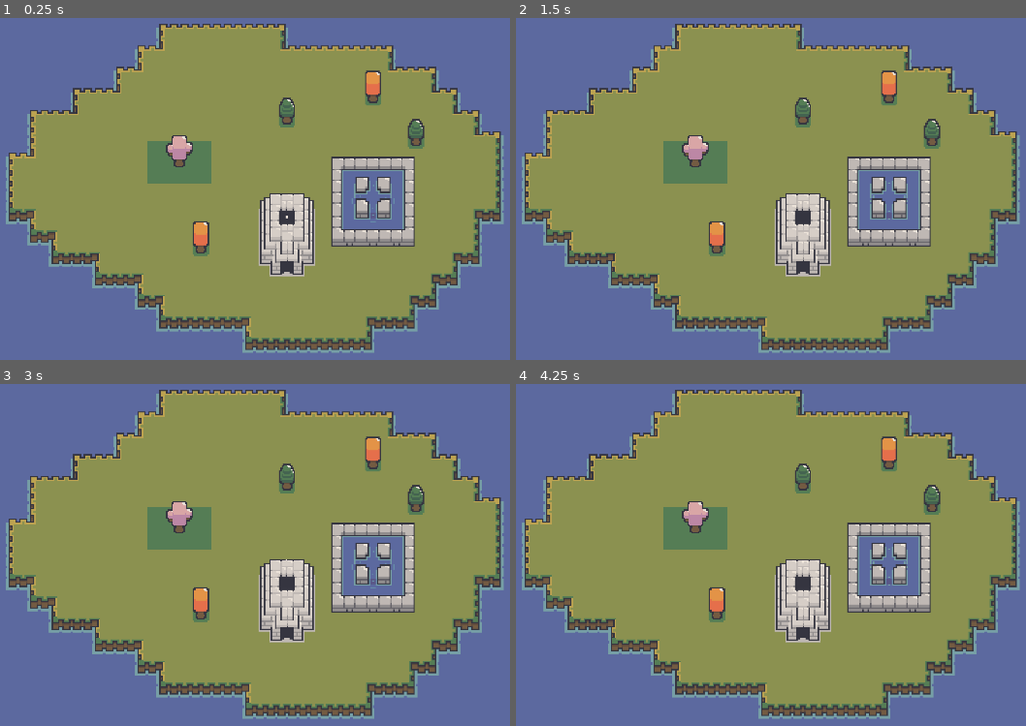
Above: before the commit, frames 1-4 (two rows, left to right).
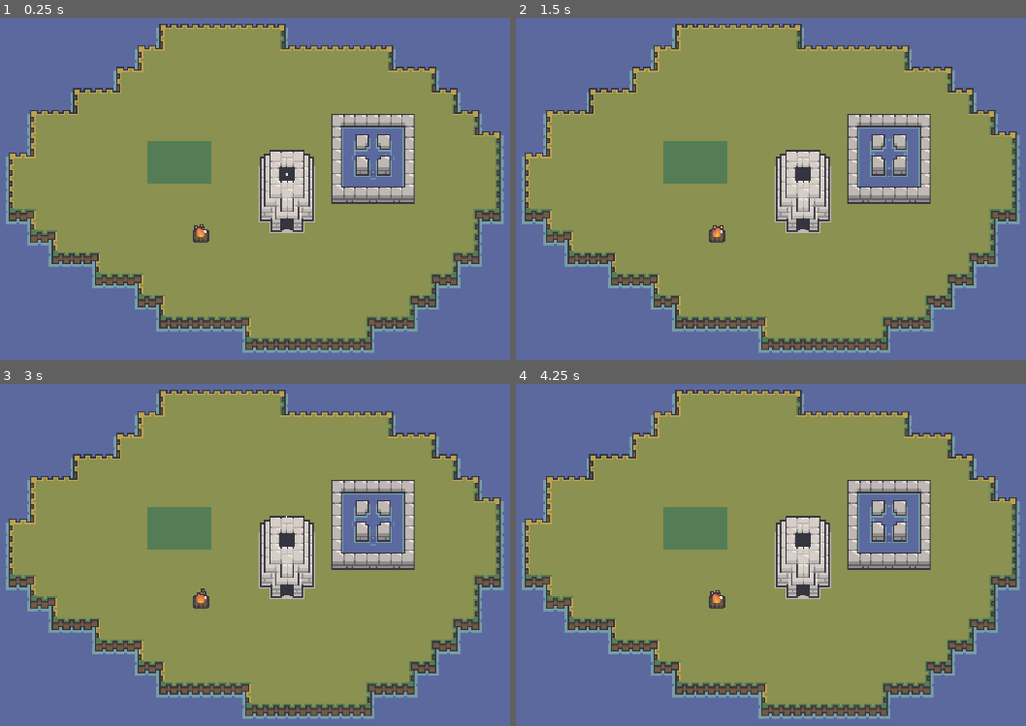
Above: after the commit, the same moments.

Repository: Jebbex1/Blowback
Game: Godot game, scene res://maps/map_1.tscn
Two runs of this game, one before a commit and one after it. Both use one fixed random seed, a clock stepped at 60 frames per second and the inputs below. This scene is started directly instead of the project's main scene.
Inputs (mouse positions are in pixels of both pictures, inside the frame that each line leads up to):
- Up to frame 1 (0.25 s): no input
- Up to frame 2 (1.5 s): tap Enter at 0.5 s; move the mouse to (811, 144) at 0.52 s; click (811, 144) at 0.67 s; tap Space at 1.25 s; move the mouse to (outside the picture) at 1.27 s; click (outside the picture) at 1.42 s
- Up to frame 3 (3 s): tap Enter at 2 s; move the mouse to (204, 435) at 2.02 s; click (204, 435) at 2.17 s; move the mouse to (86, 616) at 2.77 s; click (86, 616) at 2.92 s
- Up to frame 4 (4.25 s): move the mouse to (873, 596) at 3.52 s; click (873, 596) at 3.67 s

The runs differ from the first frame. In frame 1, 10% of the frame differs, in the area x 32-84%, y 15-76%; in frame 2, 10%; in frame 3, 10%; in frame 4, 10%.

Commit message:
Constructed a spritesheet that contains all the resources from all the biomes, added animation to campfire, fixed texture origin centering issue

Diff:
--- a/maps/map_1.tscn
+++ b/maps/map_1.tscn
@@ -13,5 +13,5 @@
 tile_set = ExtResource("1_p5fey")
 
 [node name="Misc" type="TileMapLayer" parent="."]
-tile_map_data = PackedByteArray("AAAUAAkAHAADAAEAAAAfAAgAHAAGAAEAAAAVAA0AHAACAAEAAAAdAAYAHAACAAEAAAAZAA0AIwAAAAAAAAAdAAsAIgABAAAAAAAZAAcAHAAGAAEAAAA=")
+tile_map_data = PackedByteArray("AAAZAA0AIwAAAAAAAAAdAAsAIgABAAAAAAAVAA0AQgAHAAcAAAA=")
 tile_set = ExtResource("1_p5fey")
--- a/maps/master_tileset.tres
+++ b/maps/master_tileset.tres
@@ -1,8 +1,5 @@
-[gd_resource type="TileSet" load_steps=85 format=3 uid="uid://xvn4f1o100s1"]
-
-[ext_resource type="Texture2D" uid="uid://dnykler3pqfqv" path="res://maps/spritesheets/misc/cave_resources.png" id="1_gdkwp"]
-[ext_resource type="Texture2D" uid="uid://1ga33u7bvou1" path="res://maps/spritesheets/misc/desert_resources.png" id="2_66at5"]
-[ext_resource type="Texture2D" uid="uid://7x4xtlf8fjss" path="res://maps/spritesheets/misc/forest_resources.png" id="13_4ytck"]
+[gd_resource type="TileSet" load_steps=75 format=3 uid="uid://xvn4f1o100s1"]
+
 [ext_resource type="Texture2D" uid="uid://cfmgcq7f73f68" path="res://maps/spritesheets/terrain/cave.png" id="22_xdqt1"]
 [ext_resource type="Texture2D" uid="uid://c6dqel0nlp7qg" path="res://maps/spritesheets/terrain/desert.png" id="23_jvvnr"]
 [ext_resource type="Texture2D" uid="uid://caiw33krxydp1" path="res://maps/spritesheets/misc/railway.png" id="24_dv1n3"]
@@ -16,8 +13,8 @@
 [ext_resource type="Texture2D" uid="uid://chaof2btjocnd" path="res://maps/spritesheets/terrain/taiga.png" id="32_uikr1"]
 [ext_resource type="Texture2D" uid="uid://dcugs27c700pg" path="res://maps/spritesheets/terrain/taiga_path.png" id="33_laep6"]
 [ext_resource type="Texture2D" uid="uid://b311pnp8jr7i7" path="res://maps/spritesheets/terrain/tundra.png" id="34_56l1g"]
+[ext_resource type="Texture2D" uid="uid://c7hh67hndivo0" path="res://maps/spritesheets/misc/resources.png" id="34_bfwhg"]
 [ext_resource type="Texture2D" uid="uid://da86kuf6spd7b" path="res://maps/spritesheets/structures/bridges/cave_bridge.png" id="34_rhj3v"]
-[ext_resource type="Texture2D" uid="uid://dlaeccnjsccvk" path="res://maps/spritesheets/misc/swamp_resources.png" id="35_8ikuf"]
 [ext_resource type="Texture2D" uid="uid://dqvldy6ysgxfr" path="res://maps/spritesheets/structures/bridges/desert_bridge.png" id="35_fweqb"]
 [ext_resource type="Texture2D" uid="uid://6k3lckg63qqn" path="res://maps/spritesheets/terrain/tundra_ice.png" id="36_4k6j1"]
 [ext_resource type="Texture2D" uid="uid://cq12rvw7e84u1" path="res://maps/spritesheets/structures/bridges/forest_bridge.png" id="36_300af"]
@@ -33,12 +30,10 @@
 [ext_resource type="Texture2D" uid="uid://bh3g2lw02l04t" path="res://maps/spritesheets/terrain/blending/swamp_taiga.png" id="43_sm0tr"]
 [ext_resource type="Texture2D" uid="uid://b1esrk7uouuef" path="res://maps/spritesheets/terrain/blending/taiga_desert.png" id="44_q35mt"]
 [ext_resource type="Texture2D" uid="uid://pkhluqxm3244" path="res://maps/spritesheets/terrain/blending/taiga_forest.png" id="45_i8d5q"]
-[ext_resource type="Texture2D" uid="uid://bce6r6b0r4kfh" path="res://maps/spritesheets/misc/taiga_resources.png" id="46_0nn6y"]
 [ext_resource type="Texture2D" uid="uid://wadmm0t8cxrj" path="res://maps/spritesheets/terrain/blending/tundra_desert.png" id="47_1mmqa"]
 [ext_resource type="Texture2D" uid="uid://dmfk2lcoo8jfy" path="res://maps/spritesheets/terrain/blending/tundra_forest.png" id="48_desgj"]
 [ext_resource type="Texture2D" uid="uid://dx0nrlllvvhwg" path="res://maps/spritesheets/terrain/blending/tundra_swamp.png" id="49_muk71"]
 [ext_resource type="Texture2D" uid="uid://v4bv0a13xm2d" path="res://maps/spritesheets/terrain/blending/tundra_taiga.png" id="50_pxvg3"]
-[ext_resource type="Texture2D" uid="uid://bcswl8012pu44" path="res://maps/spritesheets/misc/tundra_resources.png" id="51_sta8w"]
 [ext_resource type="Texture2D" uid="uid://d3ekwijxoevmm" path="res://maps/spritesheets/structures/fences_and_walls.png" id="52_0aiy0"]
 [ext_resource type="Texture2D" uid="uid://cggbwi6arw3um" path="res://maps/spritesheets/structures/fountain.png" id="53_iry8k"]
 [ext_resource type="Texture2D" uid="uid://cyg22y0hgs8v2" path="res://maps/spritesheets/structures/igloo.png" id="54_ioorj"]
@@ -1829,210 +1824,6 @@
 5:3/0 = 0
 6:3/0 = 0
 
-[sub_resource type="TileSetAtlasSource" id="TileSetAtlasSource_qry2v"]
-texture = ExtResource("1_gdkwp")
-7:1/0 = 0
-8:1/0 = 0
-9:1/0 = 0
-10:1/0 = 0
-7:2/0 = 0
-8:2/0 = 0
-9:2/0 = 0
-10:2/0 = 0
-4:3/0 = 0
-5:3/0 = 0
-6:3/0 = 0
-7:3/0 = 0
-8:3/0 = 0
-4:4/0 = 0
-5:4/0 = 0
-6:4/0 = 0
-7:4/0 = 0
-8:4/0 = 0
-6:8/0 = 0
-2:3/size_in_atlas = Vector2i(2, 2)
-2:3/0 = 0
-1:5/size_in_atlas = Vector2i(1, 2)
-1:5/0 = 0
-1:5/0/y_sort_origin = 8
-2:5/size_in_atlas = Vector2i(1, 2)
-2:5/0 = 0
-2:5/0/y_sort_origin = 8
-3:5/size_in_atlas = Vector2i(2, 2)
-3:5/0 = 0
-5:5/size_in_atlas = Vector2i(2, 2)
-5:5/0 = 0
-1:7/size_in_atlas = Vector2i(1, 2)
-1:7/0 = 0
-1:7/0/y_sort_origin = 8
-2:7/size_in_atlas = Vector2i(1, 2)
-2:7/0 = 0
-2:7/0/y_sort_origin = 8
-3:7/size_in_atlas = Vector2i(1, 2)
-3:7/0 = 0
-3:7/0/y_sort_origin = 8
-4:7/size_in_atlas = Vector2i(1, 2)
-4:7/0 = 0
-4:7/0/y_sort_origin = 8
-7:7/size_in_atlas = Vector2i(1, 2)
-7:7/0 = 0
-7:7/0/y_sort_origin = 8
-8:7/size_in_atlas = Vector2i(1, 2)
-8:7/0 = 0
-8:7/0/y_sort_origin = 8
-9:7/size_in_atlas = Vector2i(1, 2)
-9:7/0 = 0
-9:7/0/y_sort_origin = 8
-10:7/size_in_atlas = Vector2i(1, 2)
-10:7/0 = 0
-10:7/0/y_sort_origin = 8
-1:1/size_in_atlas = Vector2i(1, 2)
-1:1/0 = 0
-1:1/0/y_sort_origin = 8
-2:1/size_in_atlas = Vector2i(1, 2)
-2:1/0 = 0
-2:1/0/y_sort_origin = 8
-
-[sub_resource type="TileSetAtlasSource" id="TileSetAtlasSource_1h32u"]
-texture = ExtResource("2_66at5")
-6:2/0 = 0
-4:3/0 = 0
-5:3/0 = 0
-6:3/0 = 0
-4:4/0 = 0
-5:4/0 = 0
-6:4/0 = 0
-7:6/0 = 0
-6:8/0 = 0
-1:1/size_in_atlas = Vector2i(1, 2)
-1:1/0 = 0
-1:1/0/y_sort_origin = 8
-2:1/size_in_atlas = Vector2i(1, 2)
-2:1/0 = 0
-2:1/0/y_sort_origin = 8
-3:1/size_in_atlas = Vector2i(1, 2)
-3:1/0 = 0
-3:1/0/y_sort_origin = 8
-2:3/size_in_atlas = Vector2i(2, 2)
-2:3/0 = 0
-1:5/size_in_atlas = Vector2i(1, 2)
-1:5/0 = 0
-1:5/0/y_sort_origin = 8
-2:5/size_in_atlas = Vector2i(1, 2)
-2:5/0 = 0
-2:5/0/y_sort_origin = 8
-3:5/size_in_atlas = Vector2i(2, 2)
-3:5/0 = 0
-5:5/size_in_atlas = Vector2i(2, 2)
-5:5/0 = 0
-1:7/size_in_atlas = Vector2i(1, 2)
-1:7/0 = 0
-1:7/0/y_sort_origin = 8
-2:7/size_in_atlas = Vector2i(1, 2)
-2:7/0 = 0
-2:7/0/y_sort_origin = 8
-3:7/size_in_atlas = Vector2i(1, 2)
-3:7/0 = 0
-3:7/0/y_sort_origin = 8
-4:7/size_in_atlas = Vector2i(1, 2)
-4:7/0 = 0
-4:7/0/y_sort_origin = 8
-7:7/size_in_atlas = Vector2i(1, 2)
-7:7/0 = 0
-7:7/0/y_sort_origin = 8
-8:7/size_in_atlas = Vector2i(1, 2)
-8:7/0 = 0
-8:7/0/y_sort_origin = 8
-9:7/size_in_atlas = Vector2i(1, 2)
-9:7/0 = 0
-9:7/0/y_sort_origin = 8
-10:7/size_in_atlas = Vector2i(1, 2)
-10:7/0 = 0
-10:7/0/y_sort_origin = 8
-
-[sub_resource type="TileSetAtlasSource" id="TileSetAtlasSource_xdqt1"]
-texture = ExtResource("13_4ytck")
-7:1/0 = 0
-8:1/0 = 0
-9:1/0 = 0
-10:1/0 = 0
-7:2/0 = 0
-8:2/0 = 0
-9:2/0 = 0
-10:2/0 = 0
-1:3/0 = 0
-4:3/0 = 0
-5:3/0 = 0
-6:3/0 = 0
-7:3/0 = 0
-8:3/0 = 0
-9:3/0 = 0
-10:3/0 = 0
-1:4/0 = 0
-4:4/0 = 0
-5:4/0 = 0
-6:4/0 = 0
-7:4/0 = 0
-8:4/0 = 0
-9:4/0 = 0
-10:4/0 = 0
-7:5/0 = 0
-8:5/0 = 0
-9:5/0 = 0
-10:5/0 = 0
-7:6/0 = 0
-8:6/0 = 0
-9:6/0 = 0
-10:6/0 = 0
-6:8/0 = 0
-1:1/size_in_atlas = Vector2i(1, 2)
-1:1/0 = 0
-1:1/0/y_sort_origin = 8
-2:1/size_in_atlas = Vector2i(1, 2)
-2:1/0 = 0
-2:1/0/y_sort_origin = 8
-3:1/size_in_atlas = Vector2i(3, 2)
-3:1/0 = 0
-6:1/size_in_atlas = Vector2i(1, 2)
-6:1/0 = 0
-6:1/0/y_sort_origin = 8
-2:3/size_in_atlas = Vector2i(2, 2)
-2:3/0 = 0
-1:5/size_in_atlas = Vector2i(1, 2)
-1:5/0 = 0
-1:5/0/y_sort_origin = 8
-2:5/size_in_atlas = Vector2i(1, 2)
-2:5/0 = 0
-2:5/0/y_sort_origin = 8
-3:5/size_in_atlas = Vector2i(2, 2)
-3:5/0 = 0
-5:5/size_in_atlas = Vector2i(2, 2)
-5:5/0 = 0
-1:7/size_in_atlas = Vector2i(1, 2)
-1:7/0 = 0
-1:7/0/y_sort_origin = 8
-2:7/size_in_atlas = Vector2i(1, 2)
-2:7/0 = 0
-2:7/0/y_sort_origin = 8
-3:7/size_in_atlas = Vector2i(1, 2)
-3:7/0 = 0
-3:7/0/y_sort_origin = 8
-4:7/size_in_atlas = Vector2i(1, 2)
-4:7/0 = 0
-4:7/0/y_sort_origin = 8
-7:7/size_in_atlas = Vector2i(1, 2)
-7:7/0 = 0
-7:7/0/y_sort_origin = 8
-8:7/size_in_atlas = Vector2i(1, 2)
-8:7/0 = 0
-8:7/0/y_sort_origin = 8
-9:7/size_in_atlas = Vector2i(1, 2)
-9:7/0 = 0
-9:7/0/y_sort_origin = 8
-10:7/size_in_atlas = Vector2i(1, 2)
-10:7/0 = 0
-10:7/0/y_sort_origin = 8
-
 [sub_resource type="TileSetAtlasSource" id="TileSetAtlasSource_jvvnr"]
 texture = ExtResource("24_dv1n3")
 1:1/0 = 0
@@ -2121,204 +1912,6 @@
 4:4/animation_frame_2/duration = 1.0
 4:4/animation_frame_3/duration = 1.0
 4:4/0 = 0
-
-[sub_resource type="TileSetAtlasSource" id="TileSetAtlasSource_vffls"]
-texture = ExtResource("35_8ikuf")
-7:1/0 = 0
-8:1/0 = 0
-9:1/0 = 0
-10:1/0 = 0
-7:2/0 = 0
-8:2/0 = 0
-9:2/0 = 0
-10:2/0 = 0
-1:3/0 = 0
-4:3/0 = 0
-5:3/0 = 0
-6:3/0 = 0
-7:3/0 = 0
-8:3/0 = 0
-1:4/0 = 0
-4:4/0 = 0
-5:4/0 = 0
-6:4/0 = 0
-7:4/0 = 0
-8:4/0 = 0
-6:8/0 = 0
-1:1/size_in_atlas = Vector2i(1, 2)
-1:1/0 = 0
-1:1/0/y_sort_origin = 8
-2:1/size_in_atlas = Vector2i(1, 2)
-2:1/0 = 0
-2:1/0/y_sort_origin = 8
-2:3/size_in_atlas = Vector2i(2, 2)
-2:3/0 = 0
-1:5/size_in_atlas = Vector2i(1, 2)
-1:5/0 = 0
-1:5/0/y_sort_origin = 8
-2:5/size_in_atlas = Vector2i(1, 2)
-2:5/0 = 0
-2:5/0/y_sort_origin = 8
-3:5/size_in_atlas = Vector2i(2, 2)
-3:5/0 = 0
-5:5/size_in_atlas = Vector2i(2, 2)
-5:5/0 = 0
-1:7/size_in_atlas = Vector2i(1, 2)
-1:7/0 = 0
-1:7/0/y_sort_origin = 8
-2:7/size_in_atlas = Vector2i(1, 2)
-2:7/0 = 0
-2:7/0/y_sort_origin = 8
-3:7/size_in_atlas = Vector2i(1, 2)
-3:7/0 = 0
-3:7/0/y_sort_origin = 8
-4:7/size_in_atlas = Vector2i(1, 2)
-4:7/0 = 0
-4:7/0/y_sort_origin = 8
-7:7/size_in_atlas = Vector2i(1, 2)
-7:7/0 = 0
-7:7/0/y_sort_origin = 8
-8:7/size_in_atlas = Vector2i(1, 2)
-8:7/0 = 0
-8:7/0/y_sort_origin = 8
-9:7/size_in_atlas = Vector2i(1, 2)
-9:7/0 = 0
-9:7/0/y_sort_origin = 8
-10:7/size_in_atlas = Vector2i(1, 2)
-10:7/0 = 0
-10:7/0/y_sort_origin = 8
-
-[sub_resource type="TileSetAtlasSource" id="TileSetAtlasSource_x145h"]
-texture = ExtResource("46_0nn6y")
-7:1/0 = 0
-8:1/0 = 0
-9:1/0 = 0
-10:1/0 = 0
-7:2/0 = 0
-8:2/0 = 0
-9:2/0 = 0
-10:2/0 = 0
-1:3/0 = 0
-4:3/0 = 0
-5:3/0 = 0
-6:3/0 = 0
-1:4/0 = 0
-4:4/0 = 0
-5:4/0 = 0
-6:4/0 = 0
-6:8/0 = 0
-1:1/size_in_atlas = Vector2i(1, 2)
-1:1/0 = 0
-1:1/0/y_sort_origin = 8
-2:1/size_in_atlas = Vector2i(1, 2)
-2:1/0 = 0
-2:1/0/y_sort_origin = 8
-3:1/size_in_atlas = Vector2i(1, 2)
-3:1/0 = 0
-3:1/0/y_sort_origin = 8
-4:1/size_in_atlas = Vector2i(1, 2)
-4:1/0 = 0
-4:1/0/y_sort_origin = 8
-2:3/size_in_atlas = Vector2i(2, 2)
-2:3/0 = 0
-1:5/size_in_atlas = Vector2i(1, 2)
-1:5/0 = 0
-1:5/0/y_sort_origin = 8
-2:5/size_in_atlas = Vector2i(1, 2)
-2:5/0 = 0
-2:5/0/y_sort_origin = 8
-3:5/size_in_atlas = Vector2i(2, 2)
-3:5/0 = 0
-5:5/size_in_atlas = Vector2i(2, 2)
-5:5/0 = 0
-1:7/size_in_atlas = Vector2i(1, 2)
-1:7/0 = 0
-1:7/0/y_sort_origin = 8
-2:7/size_in_atlas = Vector2i(1, 2)
-2:7/0 = 0
-2:7/0/y_sort_origin = 8
-3:7/size_in_atlas = Vector2i(1, 2)
-3:7/0 = 0
-3:7/0/y_sort_origin = 8
-4:7/size_in_atlas = Vector2i(1, 2)
-4:7/0 = 0
-4:7/0/y_sort_origin = 8
-7:7/size_in_atlas = Vector2i(1, 2)
-7:7/0 = 0
-7:7/0/y_sort_origin = 8
-8:7/size_in_atlas = Vector2i(1, 2)
-8:7/0 = 0
-8:7/0/y_sort_origin = 8
-9:7/size_in_atlas = Vector2i(1, 2)
-9:7/0 = 0
-9:7/0/y_sort_origin = 8
-10:7/size_in_atlas = Vector2i(1, 2)
-10:7/0 = 0
-10:7/0/y_sort_origin = 8
-
-[sub_resource type="TileSetAtlasSource" id="TileSetAtlasSource_c8lvj"]
-texture = ExtResource("51_sta8w")
-7:1/0 = 0
-8:1/0 = 0
-9:1/0 = 0
-10:1/0 = 0
-7:2/0 = 0
-8:2/0 = 0
-9:2/0 = 0
-10:2/0 = 0
-4:3/0 = 0
-5:3/0 = 0
-6:3/0 = 0
-4:4/0 = 0
-5:4/0 = 0
-6:4/0 = 0
-10:5/0 = 0
-10:6/0 = 0
-6:8/0 = 0
-1:1/size_in_atlas = Vector2i(1, 2)
-1:1/0 = 0
-1:1/0/y_sort_origin = 8
-2:1/size_in_atlas = Vector2i(1, 2)
-2:1/0 = 0
-2:1/0/y_sort_origin = 8
-2:3/size_in_atlas = Vector2i(2, 2)
-2:3/0 = 0
-1:5/size_in_atlas = Vector2i(1, 2)
-1:5/0 = 0
-1:5/0/y_sort_origin = 8
-2:5/size_in_atlas = Vector2i(1, 2)
-2:5/0 = 0
-2:5/0/y_sort_origin = 8
-3:5/size_in_atlas = Vector2i(2, 2)
-3:5/0 = 0
-5:5/size_in_atlas = Vector2i(2, 2)
-5:5/0 = 0
-8:5/size_in_atlas = Vector2i(2, 2)
-8:5/0 = 0
-1:7/size_in_atlas = Vector2i(1, 2)
-1:7/0 = 0
-1:7/0/y_sort_origin = 8
-2:7/size_in_atlas = Vector2i(1, 2)
-2:7/0 = 0
-2:7/0/y_sort_origin = 8
-3:7/size_in_atlas = Vector2i(1, 2)
-3:7/0 = 0
-3:7/0/y_sort_origin = 8
-4:7/size_in_atlas = Vector2i(1, 2)
-4:7/0 = 0
-4:7/0/y_sort_origin = 8
-7:7/size_in_atlas = Vector2i(1, 2)
-7:7/0 = 0
-7:7/0/y_sort_origin = 8
-8:7/size_in_atlas = Vector2i(1, 2)
-8:7/0 = 0
-8:7/0/y_sort_origin = 8
-9:7/size_in_atlas = Vector2i(1, 2)
-9:7/0 = 0
-9:7/0/y_sort_origin = 8
-10:7/size_in_atlas = Vector2i(1, 2)
-10:7/0 = 0
-10:7/0/y_sort_origin = 8
 
 [sub_resource type="TileSetAtlasSource" id="TileSetAtlasSource_24mlf"]
 texture = ExtResource("52_0aiy0")
@@ -2452,6 +2045,7 @@
 1:0/animation_frame_2/duration = 1.0
 1:0/animation_frame_3/duration = 1.0
 1:0/0 = 0
+1:0/0/texture_origin = Vector2i(0, 32)
 
 [sub_resource type="TileSetAtlasSource" id="TileSetAtlasSource_rusgu"]
 texture = ExtResource("54_ioorj")
@@ -2467,6 +2061,7 @@
 0:0/animation_frame_6/duration = 1.0
 0:0/animation_frame_7/duration = 1.0
 0:0/0 = 0
+0:0/0/texture_origin = Vector2i(0, 32)
 
 [sub_resource type="TileSetAtlasSource" id="TileSetAtlasSource_8ikuf"]
 texture = ExtResource("42_1frw8")
@@ -2778,28 +2373,40 @@
 7:4/0 = 0
 1:0/size_in_atlas = Vector2i(1, 2)
 1:0/0 = 0
+1:0/0/texture_origin = Vector2i(0, 8)
 2:0/size_in_atlas = Vector2i(1, 2)
 2:0/0 = 0
+2:0/0/texture_origin = Vector2i(0, 8)
 3:0/size_in_atlas = Vector2i(1, 2)
 3:0/0 = 0
+3:0/0/texture_origin = Vector2i(0, 8)
 4:0/size_in_atlas = Vector2i(1, 2)
 4:0/0 = 0
+4:0/0/texture_origin = Vector2i(0, 8)
 5:0/size_in_atlas = Vector2i(1, 2)
 5:0/0 = 0
+5:0/0/texture_origin = Vector2i(0, 8)
 6:0/size_in_atlas = Vector2i(1, 2)
 6:0/0 = 0
+6:0/0/texture_origin = Vector2i(0, 8)
 7:0/size_in_atlas = Vector2i(1, 2)
 7:0/0 = 0
+7:0/0/texture_origin = Vector2i(0, 8)
 8:0/size_in_atlas = Vector2i(1, 2)
 8:0/0 = 0
+8:0/0/texture_origin = Vector2i(0, 8)
 9:0/size_in_atlas = Vector2i(1, 2)
 9:0/0 = 0
+9:0/0/texture_origin = Vector2i(0, 8)
 10:0/size_in_atlas = Vector2i(1, 2)
 10:0/0 = 0
+10:0/0/texture_origin = Vector2i(0, 8)
 12:0/size_in_atlas = Vector2i(1, 2)
 12:0/0 = 0
+12:0/0/texture_origin = Vector2i(0, 8)
 14:0/size_in_atlas = Vector2i(1, 2)
 14:0/0 = 0
+14:0/0/texture_origin = Vector2i(0, 8)
 
 [sub_resource type="TileSetAtlasSource" id="TileSetAtlasSource_r11rs"]
 texture = ExtResource("35_fweqb")
@@ -2910,28 +2517,40 @@
 6:10/0 = 0
 1:0/size_in_atlas = Vector2i(1, 2)
 1:0/0 = 0
+1:0/0/texture_origin = Vector2i(0, 8)
 2:0/size_in_atlas = Vector2i(1, 2)
 2:0/0 = 0
+2:0/0/texture_origin = Vector2i(0, 8)
 3:0/size_in_atlas = Vector2i(1, 2)
 3:0/0 = 0
+3:0/0/texture_origin = Vector2i(0, 8)
 4:0/size_in_atlas = Vector2i(1, 2)
 4:0/0 = 0
+4:0/0/texture_origin = Vector2i(0, 8)
 5:0/size_in_atlas = Vector2i(1, 2)
 5:0/0 = 0
+5:0/0/texture_origin = Vector2i(0, 8)
 6:0/size_in_atlas = Vector2i(1, 2)
 6:0/0 = 0
+6:0/0/texture_origin = Vector2i(0, 8)
 7:0/size_in_atlas = Vector2i(1, 2)
 7:0/0 = 0
+7:0/0/texture_origin = Vector2i(0, 8)
 8:0/size_in_atlas = Vector2i(1, 2)
 8:0/0 = 0
+8:0/0/texture_origin = Vector2i(0, 8)
 9:0/size_in_atlas = Vector2i(1, 2)
 9:0/0 = 0
+9:0/0/texture_origin = Vector2i(0, 8)
 10:0/size_in_atlas = Vector2i(1, 2)
 10:0/0 = 0
+10:0/0/texture_origin = Vector2i(0, 8)
 12:0/size_in_atlas = Vector2i(1, 2)
 12:0/0 = 0
+12:0/0/texture_origin = Vector2i(0, 8)
 14:0/size_in_atlas = Vector2i(1, 2)
 14:0/0 = 0
+14:0/0/texture_origin = Vector2i(0, 8)
 
 [sub_resource type="TileSetAtlasSource" id="TileSetAtlasSource_6nq5q"]
 texture = ExtResource("36_300af")
@@ -3041,28 +2660,40 @@
 6:10/0 = 0
 1:0/size_in_atlas = Vector2i(1, 2)
 1:0/0 = 0
+1:0/0/texture_origin = Vector2i(0, 8)
 2:0/size_in_atlas = Vector2i(1, 2)
 2:0/0 = 0
+2:0/0/texture_origin = Vector2i(0, 8)
 3:0/size_in_atlas = Vector2i(1, 2)
 3:0/0 = 0
+3:0/0/texture_origin = Vector2i(0, 8)
 4:0/size_in_atlas = Vector2i(1, 2)
 4:0/0 = 0
+4:0/0/texture_origin = Vector2i(0, 8)
 5:0/size_in_atlas = Vector2i(1, 2)
 5:0/0 = 0
+5:0/0/texture_origin = Vector2i(0, 8)
 6:0/size_in_atlas = Vector2i(1, 2)
 6:0/0 = 0
+6:0/0/texture_origin = Vector2i(0, 8)
 7:0/size_in_atlas = Vector2i(1, 2)
 7:0/0 = 0
+7:0/0/texture_origin = Vector2i(0, 8)
 8:0/size_in_atlas = Vector2i(1, 2)
 8:0/0 = 0
+8:0/0/texture_origin = Vector2i(0, 8)
 9:0/size_in_atlas = Vector2i(1, 2)
 9:0/0 = 0
+9:0/0/texture_origin = Vector2i(0, 8)
 10:0/size_in_atlas = Vector2i(1, 2)
 10:0/0 = 0
+10:0/0/texture_origin = Vector2i(0, 8)
 12:0/size_in_atlas = Vector2i(1, 2)
 12:0/0 = 0
+12:0/0/texture_origin = Vector2i(0, 8)
 14:0/size_in_atlas = Vector2i(1, 2)
 14:0/0 = 0
+14:0/0/texture_origin = Vector2i(0, 8)
 
 [sub_resource type="TileSetAtlasSource" id="TileSetAtlasSource_emis7"]
 texture = ExtResource("37_lomru")
@@ -3172,28 +2803,40 @@
 6:10/0 = 0
 1:0/size_in_atlas = Vector2i(1, 2)
 1:0/0 = 0
+1:0/0/texture_origin = Vector2i(0, 8)
 2:0/size_in_atlas = Vector2i(1, 2)
 2:0/0 = 0
+2:0/0/texture_origin = Vector2i(0, 8)
 3:0/size_in_atlas = Vector2i(1, 2)
 3:0/0 = 0
+3:0/0/texture_origin = Vector2i(0, 8)
 4:0/size_in_atlas = Vector2i(1, 2)
 4:0/0 = 0
+4:0/0/texture_origin = Vector2i(0, 8)
 5:0/size_in_atlas = Vector2i(1, 2)
 5:0/0 = 0
+5:0/0/texture_origin = Vector2i(0, 8)
 6:0/size_in_atlas = Vector2i(1, 2)
 6:0/0 = 0
+6:0/0/texture_origin = Vector2i(0, 8)
 7:0/size_in_atlas = Vector2i(1, 2)
 7:0/0 = 0
+7:0/0/texture_origin = Vector2i(0, 8)
 8:0/size_in_atlas = Vector2i(1, 2)
 8:0/0 = 0
+8:0/0/texture_origin = Vector2i(0, 8)
 9:0/size_in_atlas = Vector2i(1, 2)
 9:0/0 = 0
+9:0/0/texture_origin = Vector2i(0, 8)
 10:0/size_in_atlas = Vector2i(1, 2)
 10:0/0 = 0
+10:0/0/texture_origin = Vector2i(0, 8)
 12:0/size_in_atlas = Vector2i(1, 2)
 12:0/0 = 0
+12:0/0/texture_origin = Vector2i(0, 8)
 14:0/size_in_atlas = Vector2i(1, 2)
 14:0/0 = 0
+14:0/0/texture_origin = Vector2i(0, 8)
 
 [sub_resource type="TileSetAtlasSource" id="TileSetAtlasSource_rnjnr"]
 texture = ExtResource("38_oll1r")
@@ -3303,28 +2946,40 @@
 13:1/0 = 0
 1:0/size_in_atlas = Vector2i(1, 2)
 1:0/0 = 0
+1:0/0/texture_origin = Vector2i(0, 8)
 2:0/size_in_atlas = Vector2i(1, 2)
 2:0/0 = 0
+2:0/0/texture_origin = Vector2i(0, 8)
 3:0/size_in_atlas = Vector2i(1, 2)
 3:0/0 = 0
+3:0/0/texture_origin = Vector2i(0, 8)
 4:0/size_in_atlas = Vector2i(1, 2)
 4:0/0 = 0
+4:0/0/texture_origin = Vector2i(0, 8)
 5:0/size_in_atlas = Vector2i(1, 2)
 5:0/0 = 0
+5:0/0/texture_origin = Vector2i(0, 8)
 6:0/size_in_atlas = Vector2i(1, 2)
 6:0/0 = 0
+6:0/0/texture_origin = Vector2i(0, 8)
 7:0/size_in_atlas = Vector2i(1, 2)
 7:0/0 = 0
+7:0/0/texture_origin = Vector2i(0, 8)
 8:0/size_in_atlas = Vector2i(1, 2)
 8:0/0 = 0
+8:0/0/texture_origin = Vector2i(0, 8)
 9:0/size_in_atlas = Vector2i(1, 2)
 9:0/0 = 0
+9:0/0/texture_origin = Vector2i(0, 8)
 10:0/size_in_atlas = Vector2i(1, 2)
 10:0/0 = 0
+10:0/0/texture_origin = Vector2i(0, 8)
 12:0/size_in_atlas = Vector2i(1, 2)
 12:0/0 = 0
+12:0/0/texture_origin = Vector2i(0, 8)
 14:0/size_in_atlas = Vector2i(1, 2)
 14:0/0 = 0
+14:0/0/texture_origin = Vector2i(0, 8)
 
 [sub_resource type="TileSetAtlasSource" id="TileSetAtlasSource_m1mta"]
 texture = ExtResource("39_54uk3")
@@ -3434,28 +3089,155 @@
 6:10/0 = 0
 1:0/size_in_atlas = Vector2i(1, 2)
 1:0/0 = 0
+1:0/0/texture_origin = Vector2i(0, 8)
 2:0/size_in_atlas = Vector2i(1, 2)
 2:0/0 = 0
+2:0/0/texture_origin = Vector2i(0, 8)
 3:0/size_in_atlas = Vector2i(1, 2)
 3:0/0 = 0
+3:0/0/texture_origin = Vector2i(0, 8)
 4:0/size_in_atlas = Vector2i(1, 2)
 4:0/0 = 0
+4:0/0/texture_origin = Vector2i(0, 8)
 5:0/size_in_atlas = Vector2i(1, 2)
 5:0/0 = 0
+5:0/0/texture_origin = Vector2i(0, 8)
 6:0/size_in_atlas = Vector2i(1, 2)
 6:0/0 = 0
+6:0/0/texture_origin = Vector2i(0, 8)
 7:0/size_in_atlas = Vector2i(1, 2)
 7:0/0 = 0
+7:0/0/texture_origin = Vector2i(0, 8)
 8:0/size_in_atlas = Vector2i(1, 2)
 8:0/0 = 0
+8:0/0/texture_origin = Vector2i(0, 8)
 9:0/size_in_atlas = Vector2i(1, 2)
 9:0/0 = 0
+9:0/0/texture_origin = Vector2i(0, 8)
 10:0/size_in_atlas = Vector2i(1, 2)
 10:0/0 = 0
+10:0/0/texture_origin = Vector2i(0, 8)
 12:0/size_in_atlas = Vector2i(1, 2)
 12:0/0 = 0
+12:0/0/texture_origin = Vector2i(0, 8)
 14:0/size_in_atlas = Vector2i(1, 2)
 14:0/0 = 0
+14:0/0/texture_origin = Vector2i(0, 8)
+
+[sub_resource type="TileSetAtlasSource" id="TileSetAtlasSource_vwmt3"]
+texture = ExtResource("34_bfwhg")
+11:1/0 = 0
+12:1/0 = 0
+13:1/0 = 0
+14:1/0 = 0
+11:2/0 = 0
+12:2/0 = 0
+13:2/0 = 0
+14:2/0 = 0
+3:3/0 = 0
+6:3/0 = 0
+7:3/0 = 0
+11:3/0 = 0
+12:3/0 = 0
+13:3/0 = 0
+14:3/0 = 0
+3:4/0 = 0
+6:4/0 = 0
+7:4/0 = 0
+11:4/0 = 0
+12:4/0 = 0
+13:4/0 = 0
+14:4/0 = 0
+11:5/0 = 0
+12:5/0 = 0
+13:5/0 = 0
+14:5/0 = 0
+7:6/0 = 0
+11:6/0 = 0
+12:6/0 = 0
+13:6/0 = 0
+14:6/0 = 0
+11:7/0 = 0
+12:7/0 = 0
+13:7/0 = 0
+14:7/0 = 0
+6:8/0 = 0
+11:8/0 = 0
+12:8/0 = 0
+13:8/0 = 0
+14:8/0 = 0
+1:1/size_in_atlas = Vector2i(1, 2)
+1:1/0 = 0
+1:1/0/texture_origin = Vector2i(0, 8)
+2:1/size_in_atlas = Vector2i(1, 2)
+2:1/0 = 0
+2:1/0/texture_origin = Vector2i(0, 8)
+3:1/size_in_atlas = Vector2i(1, 2)
+3:1/0 = 0
+3:1/0/texture_origin = Vector2i(0, 8)
+4:1/size_in_atlas = Vector2i(1, 2)
+4:1/0 = 0
+4:1/0/texture_origin = Vector2i(0, 8)
+5:1/size_in_atlas = Vector2i(2, 2)
+5:1/0 = 0
+5:1/0/texture_origin = Vector2i(0, 8)
+7:1/size_in_atlas = Vector2i(1, 2)
+7:1/0 = 0
+7:1/0/texture_origin = Vector2i(0, 8)
+8:1/size_in_atlas = Vector2i(1, 2)
+8:1/0 = 0
+8:1/0/texture_origin = Vector2i(0, 8)
+1:3/size_in_atlas = Vector2i(2, 2)
+1:3/0 = 0
+1:3/0/texture_origin = Vector2i(0, 8)
+4:3/size_in_atlas = Vector2i(2, 2)
+4:3/0 = 0
+4:3/0/texture_origin = Vector2i(0, 8)
+8:3/size_in_atlas = Vector2i(1, 2)
+8:3/0 = 0
+8:3/0/texture_origin = Vector2i(0, 8)
+1:5/size_in_atlas = Vector2i(1, 2)
+1:5/0 = 0
+1:5/0/texture_origin = Vector2i(0, 8)
+2:5/size_in_atlas = Vector2i(1, 2)
+2:5/0 = 0
+2:5/0/texture_origin = Vector2i(0, 8)
+3:5/size_in_atlas = Vector2i(2, 2)
+3:5/0 = 0
+3:5/0/texture_origin = Vector2i(0, 8)
+5:5/size_in_atlas = Vector2i(2, 2)
+5:5/0 = 0
+5:5/0/texture_origin = Vector2i(0, 8)
+8:5/size_in_atlas = Vector2i(1, 2)
+8:5/0 = 0
+8:5/0/texture_origin = Vector2i(0, 8)
+9:5/size_in_atlas = Vector2i(1, 2)
+9:5/0 = 0
+9:5/0/texture_origin = Vector2i(0, 8)
+10:5/size_in_atlas = Vector2i(1, 2)
+10:5/0 = 0
+10:5/0/texture_origin = Vector2i(0, 8)
+7:7/size_in_atlas = Vector2i(1, 2)
+7:7/animation_columns = 4
+7:7/animation_speed = 5.0
+7:7/animation_frame_0/duration = 1.0
+7:7/animation_frame_1/duration = 1.0
+7:7/animation_frame_2/duration = 1.0
+7:7/animation_frame_3/duration = 1.0
+7:7/0 = 0
+7:7/0/texture_origin = Vector2i(0, 8)
+4:7/size_in_atlas = Vector2i(1, 2)
+4:7/0 = 0
+4:7/0/texture_origin = Vector2i(0, 8)
+3:7/size_in_atlas = Vector2i(1, 2)
+3:7/0 = 0
+3:7/0/texture_origin = Vector2i(0, 8)
+2:7/size_in_atlas = Vector2i(1, 2)
+2:7/0 = 0
+2:7/0/texture_origin = Vector2i(0, 8)
+1:7/size_in_atlas = Vector2i(1, 2)
+1:7/0 = 0
+1:7/0/texture_origin = Vector2i(0, 8)
 
 [sub_resource type="TileSetAtlasSource" id="TileSetAtlasSource_0aiy0"]
 texture = ExtResource("45_i8d5q")
@@ -3694,13 +3476,7 @@
 sources/23 = SubResource("TileSetAtlasSource_ejov7")
 sources/24 = SubResource("TileSetAtlasSource_xosto")
 sources/25 = SubResource("TileSetAtlasSource_p8idv")
-sources/26 = SubResource("TileSetAtlasSource_qry2v")
-sources/27 = SubResource("TileSetAtlasSource_1h32u")
-sources/28 = SubResource("TileSetAtlasSource_xdqt1")
 sources/29 = SubResource("TileSetAtlasSource_jvvnr")
-sources/30 = SubResource("TileSetAtlasSource_vffls")
-sources/31 = SubResource("TileSetAtlasSource_x145h")
-sources/32 = SubResource("TileSetAtlasSource_c8lvj")
 sources/33 = SubResource("TileSetAtlasSource_24mlf")
 sources/34 = SubResource("TileSetAtlasSource_ec248")
 sources/35 = SubResource("TileSetAtlasSource_rusgu")
@@ -3710,3 +3486,4 @@
 sources/63 = SubResource("TileSetAtlasSource_emis7")
 sources/64 = SubResource("TileSetAtlasSource_rnjnr")
 sources/65 = SubResource("TileSetAtlasSource_m1mta")
+sources/66 = SubResource("TileSetAtlasSource_vwmt3")
Binary file removed: maps/spritesheets/misc/cave_resources.png
Not shown, removed: maps/spritesheets/misc/cave_resources.png.import
Binary file removed: maps/spritesheets/misc/desert_resources.png
Not shown, removed: maps/spritesheets/misc/desert_resources.png.import
Binary file removed: maps/spritesheets/misc/forest_resources.png
Not shown, removed: maps/spritesheets/misc/forest_resources.png.import
Binary file added: maps/spritesheets/misc/resources.png
Not shown, changed: maps/spritesheets/misc/resources.png.import
Binary file removed: maps/spritesheets/misc/swamp_resources.png
Not shown, removed: maps/spritesheets/misc/swamp_resources.png.import
Binary file removed: maps/spritesheets/misc/taiga_resources.png
Not shown, removed: maps/spritesheets/misc/taiga_resources.png.import
(and 1 more such lines)
